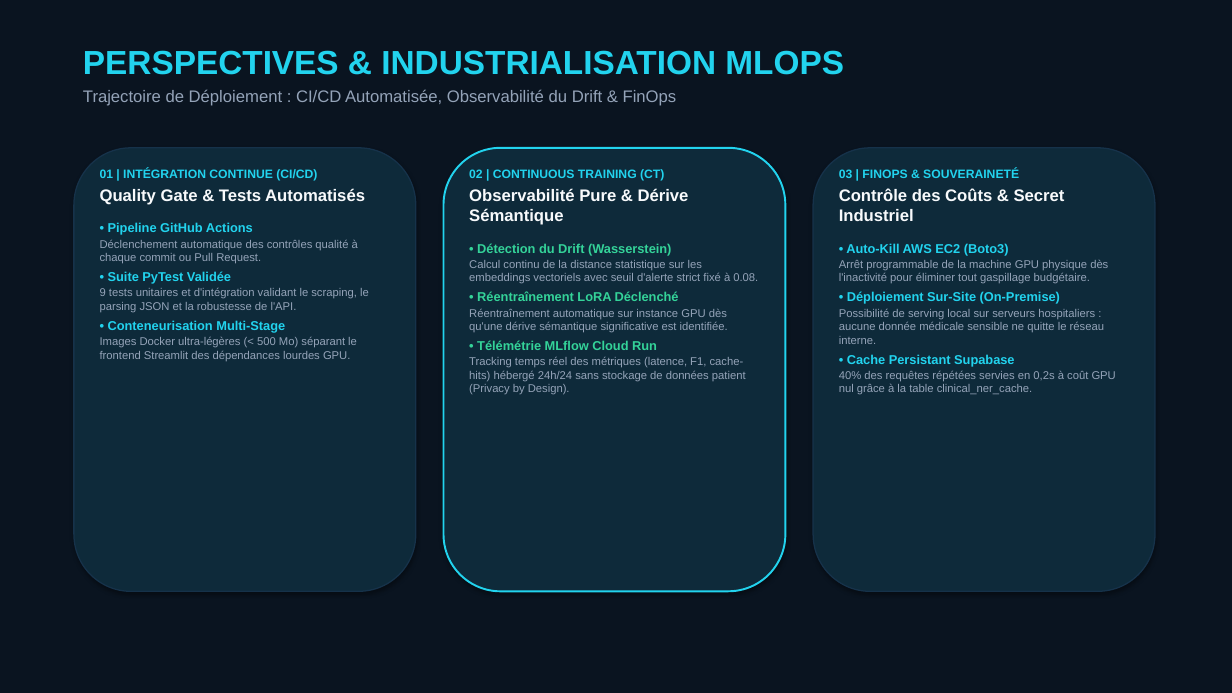
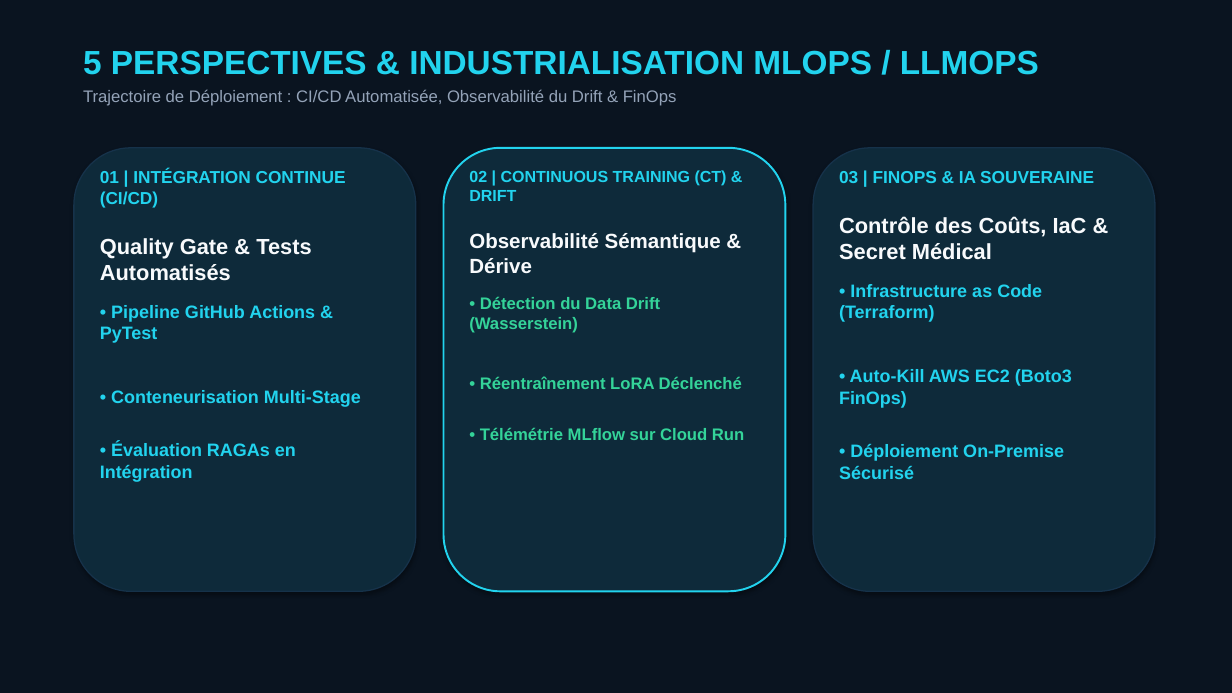
Before and after one commit to Elkristobal59/CERTIFICATION_CDSD, a slide deck: slide 8 of Bloc_6_CliNER/CliNER_presentation.pptx (slide 7 before the commit). Drawn at 1232x693 pixels with LibreOffice and Linux fonts; fonts in the diff are those of the drawing. Boxes give left, top, right and bottom in pixels: in the first picture for what was removed or moved away, otherwise in the second. Text is boxed around its words. In the diff, an @@ line names an element or a change of style, - is before the commit and + after.

Commit message:
docs(bloc6): affirm Clinical NER mission in README, update architecture diagram and push deliverable refinements

```diff
--- a/Bloc_6_CliNER/CliNER_presentation.pptx
+++ b/Bloc_6_CliNER/CliNER_presentation.pptx
@@ text at (83,50,1039,75): text changed @@
-PERSPECTIVES & INDUSTRIALISATION MLOPS
+5 PERSPECTIVES & INDUSTRIALISATION MLOPS / LLMOPS
@@ proportions changed in 3 elements at (74,148,416,592), (444,148,786,592), (813,148,1155,592) @@
@@ text at (100,169,361,407): size 9.5 to 13.5 pt in "01 | INTÉGRATION CONTINUE (CI/CD)"; size 13 to 17 pt in "Quality Gate & Tests Automatisés"; size 10 to 14 pt in "• Conteneurisation Multi-Stage"; less space between paragraphs @@
@@ text at (469,170,727,333): text changed; size 8.8 to 13 pt; text colour #94A3B8 to #34D399; bold on @@
-02 | CONTINUOUS TRAINING (CT)
-Observabilité Pure & Dérive Sémantique
-• Détection du Drift (Wasserstein)
-Calcul continu de la distance statistique sur les embeddings vectoriels avec seuil d'alerte strict fixé à 0.08.
+02 | CONTINUOUS TRAINING (CT) & DRIFT
+Observabilité Sémantique & Dérive
+• Détection du Data Drift (Wasserstein)
@@ text at (839,171,1094,479): text changed; size 8.8 to 14 pt; text colour #94A3B8 to #22D3EE; bold on @@
-03 | FINOPS & SOUVERAINETÉ
-Contrôle des Coûts & Secret Industriel
-• Auto-Kill AWS EC2 (Boto3)
-Arrêt programmable de la machine GPU physique dès l'inactivité pour éliminer tout gaspillage budgétaire.
-• Déploiement Sur-Site (On-Premise)
-Possibilité de serving local sur serveurs hospitaliers : aucune donnée médicale sensible ne quitte le réseau interne.
-• Cache Persistant Supabase
-40% des requêtes répétées servies en 0,2s à coût GPU nul grâce à la table clinical_ner_cache.
+03 | FINOPS & IA SOUVERAINE
+Contrôle des Coûts, IaC & Secret Médical
+• Infrastructure as Code (Terraform)
+• Auto-Kill AWS EC2 (Boto3 FinOps)
+• Déploiement On-Premise Sécurisé
@@ text at (100,305,315,343): text changed; size 8.8 to 14 pt; text colour #94A3B8 to #22D3EE; bold on @@
-• Pipeline GitHub Actions
-Déclenchement automatique des contrôles qualité à chaque commit ou Pull Request.
-• Suite PyTest Validée
-9 tests unitaires et d'intégration validant le scraping, le parsing JSON et la robustesse de l'API.
+• Pipeline GitHub Actions & PyTest
@@ text at (480,376,742,389): size 10 to 13 pt in "• Réentraînement LoRA Déclenché" @@
@@ text at (100,443,296,482): text changed; size 8.8 to 14 pt; text colour #94A3B8 to #22D3EE; bold on @@
-Images Docker ultra-légères (< 500 Mo) séparant le frontend Streamlit des dépendances lourdes GPU.
+• Évaluation RAGAs en Intégration
@@ text at (480,427,744,440): text changed; size 8.8 to 13 pt; text colour #94A3B8 to #34D399; bold on @@
-Réentraînement automatique sur instance GPU dès qu'une dérive sémantique significative est identifiée.
-• Télémétrie MLflow Cloud Run
-Tracking temps réel des métriques (latence, F1, cache-hits) hébergé 24h/24 sans stockage de données patient (Privacy by Design).
+• Télémétrie MLflow sur Cloud Run
```
Also in this commit, not shown: 4 other slides changed, 3 slides added, 2 slides removed, 34 other files.
